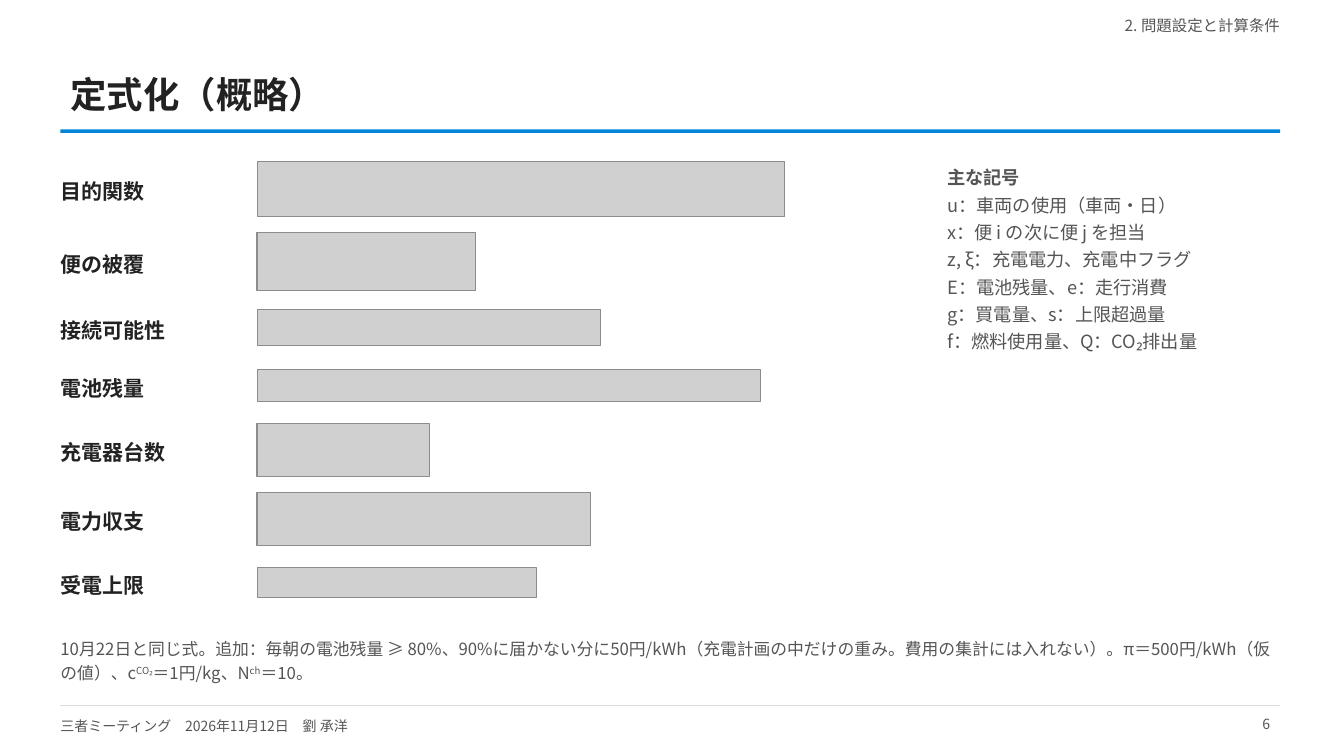
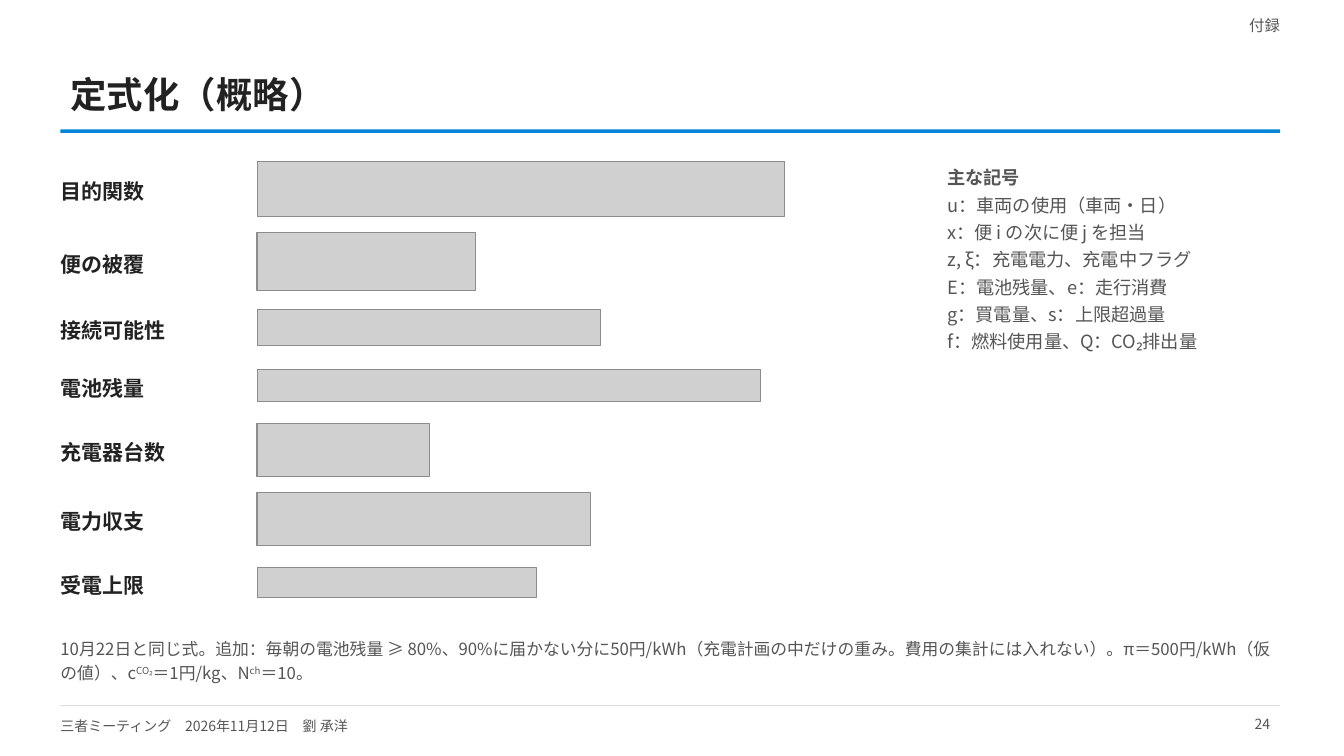
Before and after one commit to CYLIU2003/master-course, a slide deck: slide 24 of outcome/2026-11-12_three_party/three_party_20261112.pptx (slide 6 before the commit). Drawn at 1344x756 pixels with LibreOffice and Linux fonts; fonts in the diff are those of the drawing; grey boxes stand for pictures. Boxes give left, top, right and bottom in pixels: in the first picture for what was removed or moved away, otherwise in the second. Text is boxed around its words. In the diff, an @@ line names an element or a change of style, - is before the commit and + after.

```diff
--- a/outcome/2026-11-12_three_party/three_party_20261112.pptx
+++ b/outcome/2026-11-12_three_party/three_party_20261112.pptx
@@ text at (1249, 18, 1280, 33): text changed @@
-2. 問題設定と計算条件
+付録
@@ page number at (1255, 718, 1271, 729): text changed @@
-6
+24
```
Also in this commit, not shown: 18 other slides changed, 4 slides added, 4 other files.
